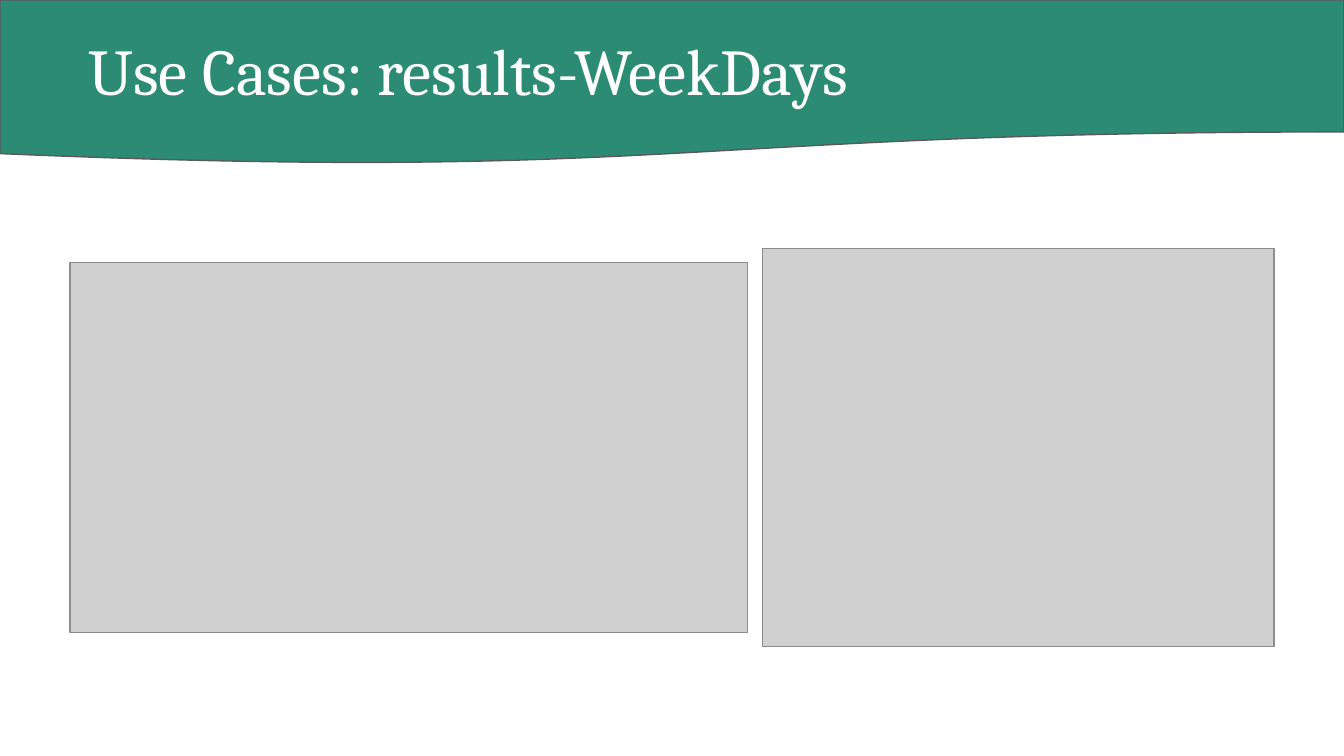
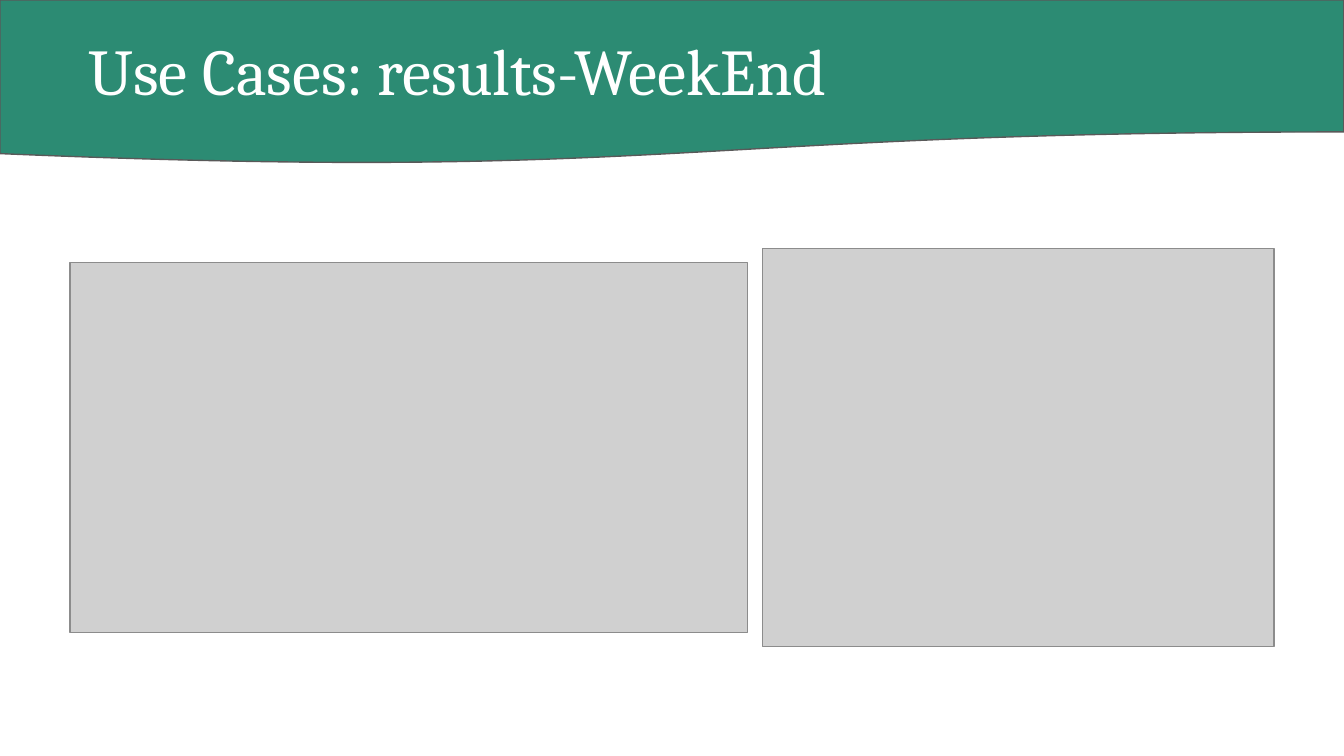
Before and after one commit to AhmedEltaba5/Anomaly_Detection_IOT_ITI, a slide deck: slide 18 of Anomaly Detection Presentation.pptx. Drawn at 1344x756 pixels with LibreOffice and Linux fonts; fonts in the diff are those of the drawing; grey boxes stand for pictures. Boxes give left, top, right and bottom in pixels: in the first picture for what was removed or moved away, otherwise in the second. Text is boxed around its words. In the diff, an @@ line names an element or a change of style, - is before the commit and + after.

Commit message:
presentation update

```diff
--- a/Anomaly Detection Presentation.pptx
+++ b/Anomaly Detection Presentation.pptx
@@ text at box(88, 49, 827, 96): text changed @@
-Use Cases: results-WeekDays
+Use Cases: results-WeekEnd
```
Also in this commit, not shown: 3 other slides changed.
